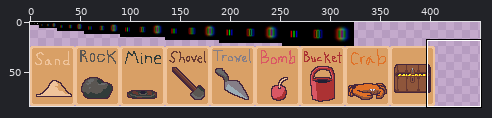
Sprite sheet, stored at assets/sprites.png. Above, an overview of the earlier version with the close-up marked.
Close-up. As it was:
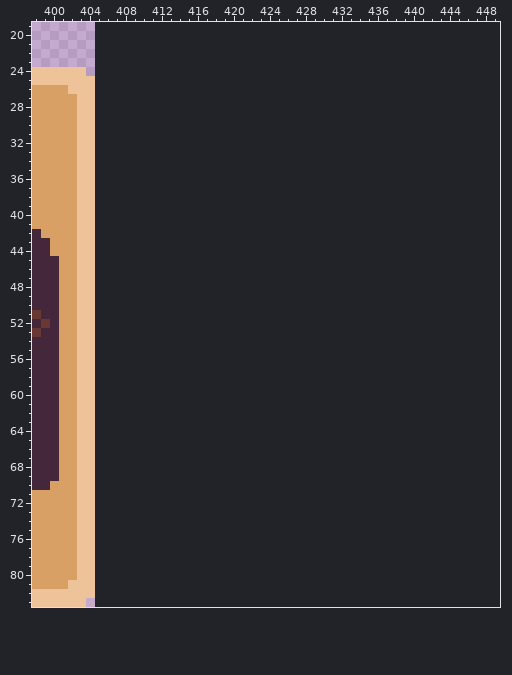
The file is 405x84 pixels. Colours within 5 levels of each other are drawn and written as one. Shown: x 398..449, y 19..83. The old version is drawn lined up with the new one, on the new canvas.
After:
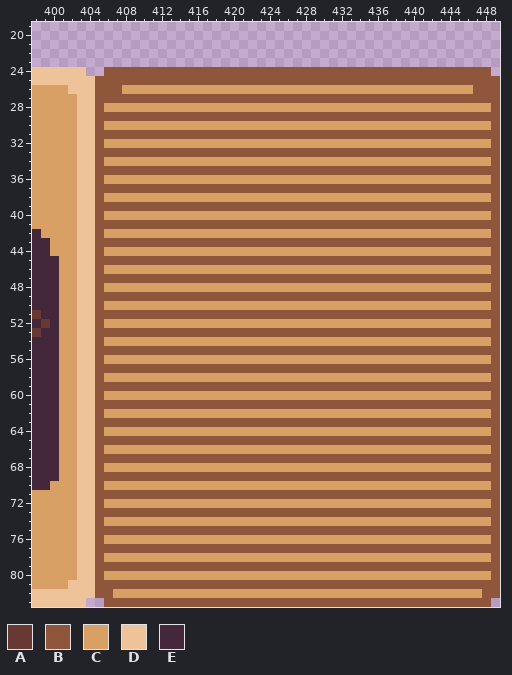
Palette (. is transparent): A #673932  B #8f563b  C #d9a066  D #efc39a  E #45273c
Changes in this commit:
canvas 405x84 -> 450x84
Colour B now appears in row 24 at x 406 to 448; in row 25 at x 405 to 449; in row 26 at x 405 to 407 and 447 to 449; in row 27 at x 405 to 449; in row 28 at x 405 and 449; in row 29 at x 405 to 449.
Colour B now appears in row 30 at x 405 and 449; in row 31 at x 405 to 449; in row 32 at x 405 and 449; in row 33 at x 405 to 449; in row 34 at x 405 and 449; in row 35 at x 405 to 449.
Colour B now appears in row 36 at x 405 and 449; in row 37 at x 405 to 449; in row 38 at x 405 and 449; in row 39 at x 405 to 449; in row 40 at x 405 and 449; in row 41 at x 405 to 449.
Colour B now appears in row 42 at x 405 and 449; in row 43 at x 405 to 449; in row 44 at x 405 and 449; in row 45 at x 405 to 449; in row 46 at x 405 and 449; in row 47 at x 405 to 449.
Colour B now appears in row 48 at x 405 and 449; in row 49 at x 405 to 449; in row 50 at x 405 and 449; in row 51 at x 405 to 449; in row 52 at x 405 and 449; in row 53 at x 405 to 449.
Colour B now appears in row 54 at x 405 and 449; in row 55 at x 405 to 449; in row 56 at x 405 and 449; in row 57 at x 405 to 449; in row 58 at x 405 and 449; in row 59 at x 405 to 449.
Colour B now appears in row 60 at x 405 and 449; in row 61 at x 405 to 449; in row 62 at x 405 and 449; in row 63 at x 405 to 449; in row 64 at x 405 and 449; in row 65 at x 405 to 449.
Colour B now appears in row 66 at x 405 and 449; in row 67 at x 405 to 449; in row 68 at x 405 and 449; in row 69 at x 405 to 449; in row 70 at x 405 and 449; in row 71 at x 405 to 449.
Colour B now appears in row 72 at x 405 and 449; in row 73 at x 405 to 449; in row 74 at x 405 and 449; in row 75 at x 405 to 449; in row 76 at x 405 and 449; in row 77 at x 405 to 449.
Colour B now appears in row 78 at x 405 and 449; in row 79 at x 405 to 449; in row 80 at x 405 and 449; in row 81 at x 405 to 449; in row 82 at x 405 to 406 and 448 to 449; in row 83 at x 406 to 448.
Colour C now appears in row 26 at x 408 to 446; in row 28 at x 406 to 448; in row 30 at x 406 to 448; in row 32 at x 406 to 448; in row 34 at x 406 to 448; in row 36 at x 406 to 448.
Colour C now appears in row 38 at x 406 to 448; in row 40 at x 406 to 448; in row 42 at x 406 to 448; in row 44 at x 406 to 448; in row 46 at x 406 to 448; in row 48 at x 406 to 448.
Colour C now appears in row 50 at x 406 to 448; in row 52 at x 406 to 448; in row 54 at x 406 to 448; in row 56 at x 406 to 448; in row 58 at x 406 to 448; in row 60 at x 406 to 448.
Colour C now appears in row 62 at x 406 to 448; in row 64 at x 406 to 448; in row 66 at x 406 to 448; in row 68 at x 406 to 448; in row 70 at x 406 to 448; in row 72 at x 406 to 448.
Colour C now appears in row 74 at x 406 to 448; in row 76 at x 406 to 448; in row 78 at x 406 to 448; in row 80 at x 406 to 448; in row 82 at x 407 to 447.
Pixel boxes of the changes (left, top, right, bottom) in both close-ups:
added: (95, 67, 500, 607)
